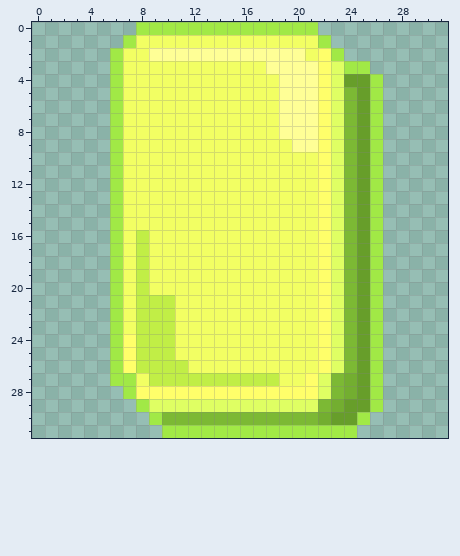
Edited in one commit: pixel-art sprite (sprites/items/enriched-uran.png). The first picture shows the starting point.
The file is 32x32 pixels. Colours within 5 levels of each other are drawn and written as one.
Once edited:
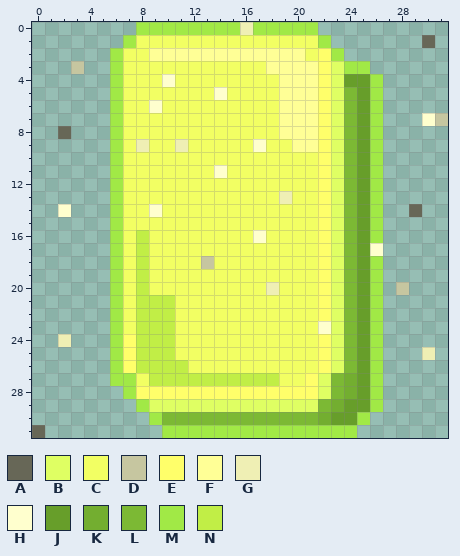
Palette (. is transparent): A #676757  B #dfff63  C #f2ff63  D #c6c6a0  E #ffff6a  F #ffff96  G #efefb4  H #ffffce  J #679e2a  K #73ae30  L #7cb934  M #a1e946  N #c1ee46
Change:
Colour A now appears in row 1 at x 30; in row 8 at x 2; in row 14 at x 29; in row 31 at x 0.
Colour D now appears in row 3 at x 3; in row 7 at x 31; in row 20 at x 28.
The author changed colour C to colour D in row 18 at x 13.
Colour G now appears in row 24 at x 2; in row 25 at x 30.
The author changed colour C to colour G in row 9 at x 8 and 11; in row 13 at x 19; in row 20 at x 18.
The author changed colour M to colour G in row 0 at x 16.
Colour H now appears in row 7 at x 30; in row 14 at x 2.
The author changed colour C to colour H in row 4 at x 10; in row 5 at x 14; in row 6 at x 9; in row 9 at x 17; in row 11 at x 14; in row 14 at x 9.
The author changed colour C to colour H in row 16 at x 17.
The author changed colour E to colour H in row 23 at x 22.
The author changed colour M to colour H in row 17 at x 26.
